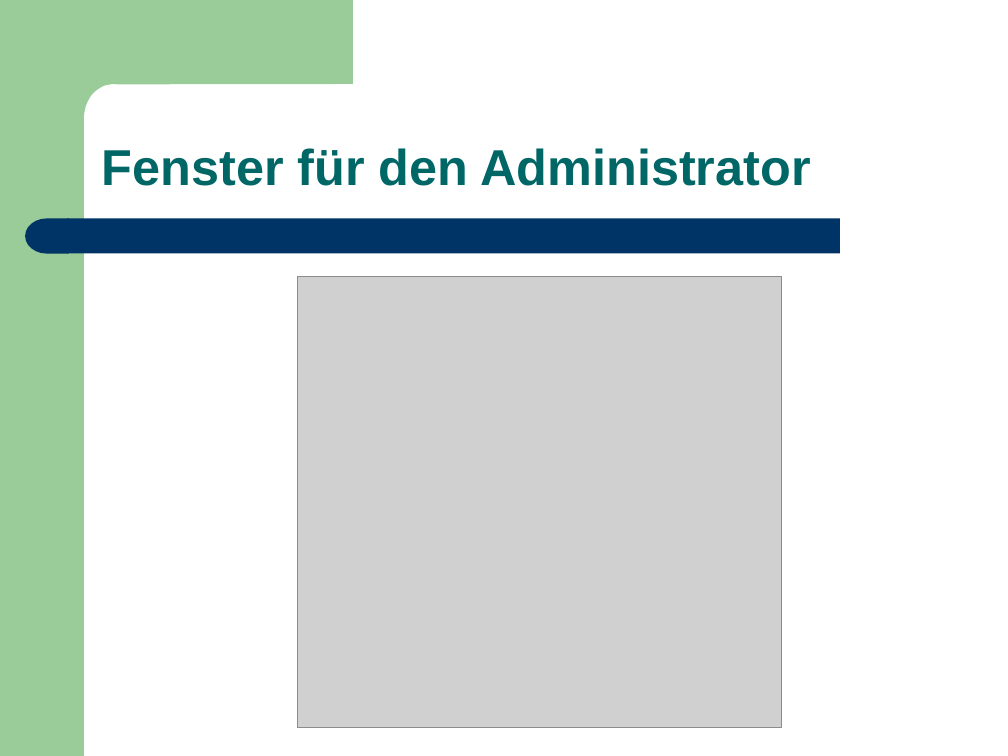
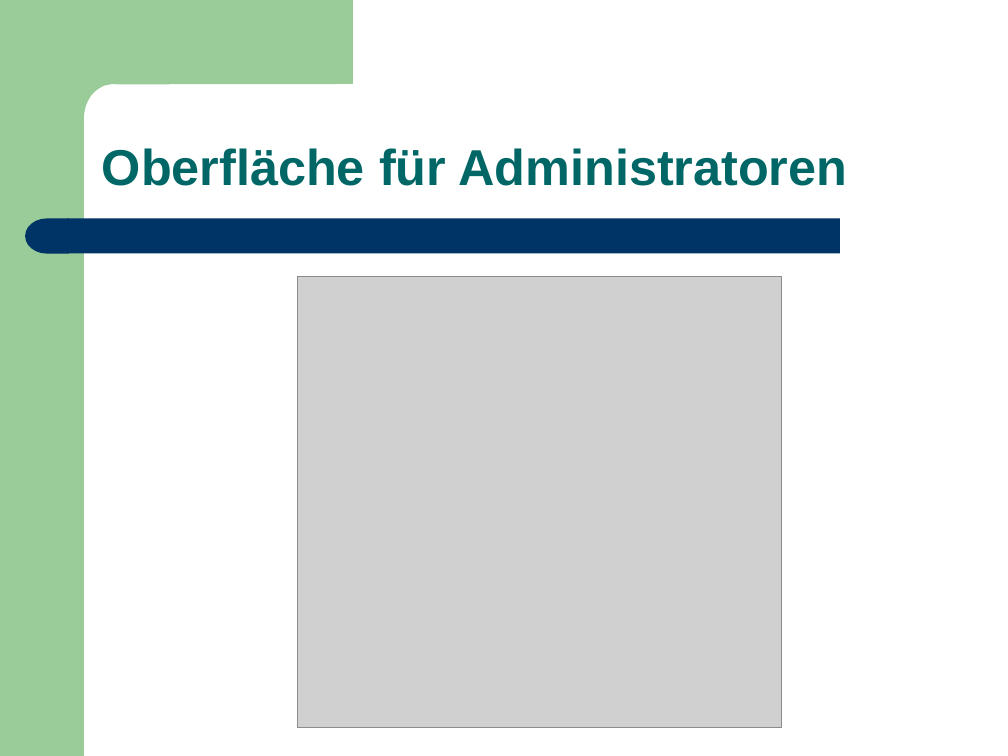
Before and after one commit to BackupTheBerlios/hics, a slide deck: slide 9 of Projektmanagement/hics_presentation.ppt. Drawn at 1008x756 pixels with LibreOffice and Linux fonts; fonts in the diff are those of the drawing; grey boxes stand for pictures. Boxes give left, top, right and bottom in pixels: in the first picture for what was removed or moved away, otherwise in the second. Text is boxed around its words. In the diff, an @@ line names an element or a change of style, - is before the commit and + after.

```diff
--- a/Projektmanagement/hics_presentation.ppt
+++ b/Projektmanagement/hics_presentation.ppt
@@ text at (102, 148, 847, 186): text changed @@
-Fenster für den Administrator
+Oberfläche für Administratoren
```
Also in this commit, not shown: 6 other slides changed, 1 other file.
